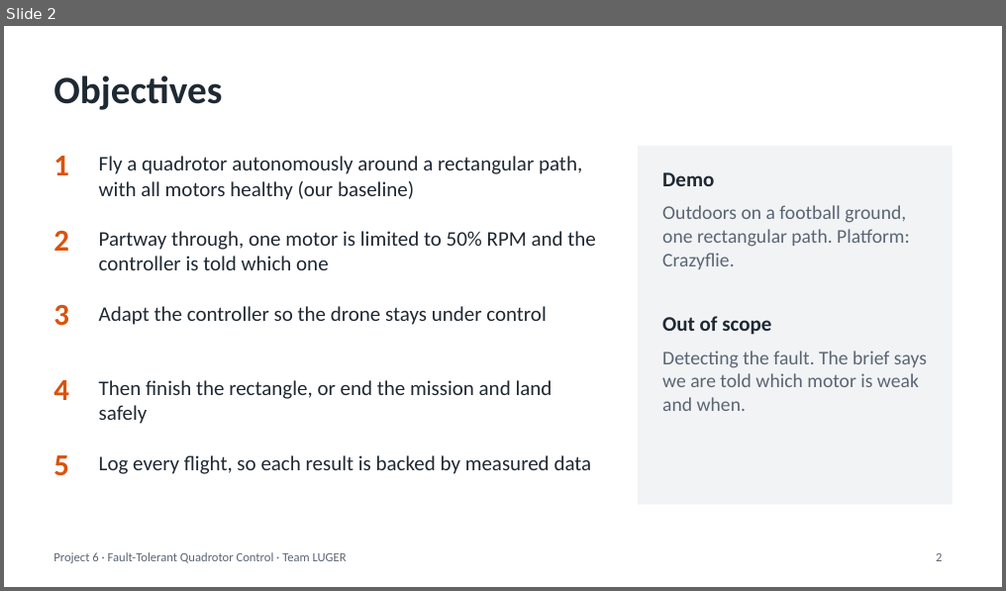
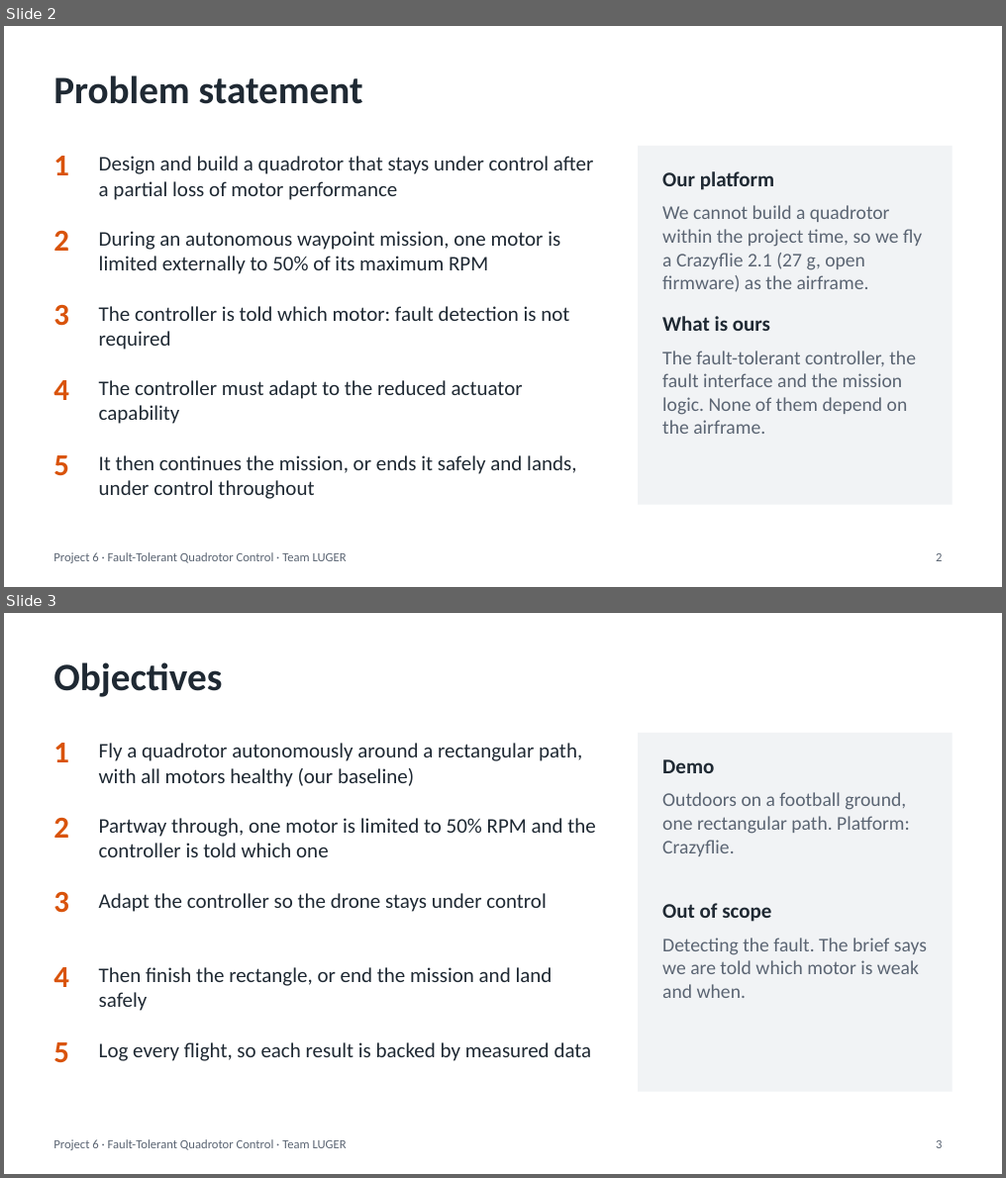
Before and after one commit to Pavaneswar6699/UAV_FAULT_TOLERANT_QUADROTOR_CONTROL, a slide deck: Fault-Tolerant Quadrotor Control - Crazyflie.pptx. Shown one above the other, each under a label of ours: slide 2 before the commit, slides 2 and 3 after it. The pictures are 1006x591 and 1006x1178 pixels, drawn with LibreOffice and Linux fonts; fonts in the diff are those of the drawing. Boxes give left, top, right and bottom in pixels: in the first picture for what was removed or moved away, otherwise in the second. Text is boxed around its words. In the diff, an @@ line names an element or a change of style, - is before the commit and + after.

```diff
--- a/Fault-Tolerant Quadrotor Control - Crazyflie.pptx
+++ b/Fault-Tolerant Quadrotor Control - Crazyflie.pptx
@@ slide 2 added at <box>4,26,1002,587</box>, background #FFFFFF; not listed: 1 template element that a slide beside it also shows @@
@@ title added at <box>54,76,363,104</box>, 28 pt, text #1F2933, bold @@
+Problem statement
@@ text added at <box>54,156,69,175</box>, 22 pt, text #D9530B, bold @@
+1
@@ text added at <box>99,156,593,200</box>, 15 pt, text #1F2933 @@
+Design and build a quadrotor that stays under control after a partial loss of motor performance
@@ rectangle added at <box>638,146,952,505</box>, fill #F1F3F5 @@
@@ text added at <box>662,172,774,190</box>, 15 pt, text #1F2933, bold @@
+Our platform
@@ text added at <box>54,230,69,251</box>, 22 pt, text #D9530B, bold @@
+2
@@ text added at <box>99,231,560,274</box>, 15 pt, text #1F2933 @@
+During an autonomous waypoint mission, one motor is limited externally to 50% of its maximum RPM
@@ text added at <box>662,205,922,292</box>, 14 pt, text #5B6573 @@
+We cannot build a quadrotor within the project time, so we fly a Crazyflie 2.1 (27 g, open firmware) as the airframe.
@@ text added at <box>54,304,69,326</box>, 22 pt, text #D9530B, bold @@
+3
@@ text added at <box>99,306,569,350</box>, 15 pt, text #1F2933 @@
+The controller is told which motor: fault detection is not required
@@ text added at <box>662,316,770,331</box>, 15 pt, text #1F2933, bold @@
+What is ours
@@ text added at <box>662,351,916,434</box>, 14 pt, text #5B6573 @@
+The fault-tolerant controller, the fault interface and the mission logic. None of them depend on the airframe.
@@ text added at <box>54,380,69,400</box>, 22 pt, text #D9530B, bold @@
+4
@@ text added at <box>99,380,523,424</box>, 15 pt, text #1F2933 @@
+The controller must adapt to the reduced actuator capability
@@ text added at <box>54,456,69,476</box>, 22 pt, text #D9530B, bold @@
+5
@@ text added at <box>99,456,576,499</box>, 15 pt, text #1F2933 @@
+It then continues the mission, or ends it safely and lands, under control throughout
@@ page number added at <box>936,554,942,562</box>, 9 pt, text #5B6573 @@
+2
@@ what was slide 2 is now slide 3 @@
```
Also in this commit, not shown: 7 slides changed, 1 other slide added.
